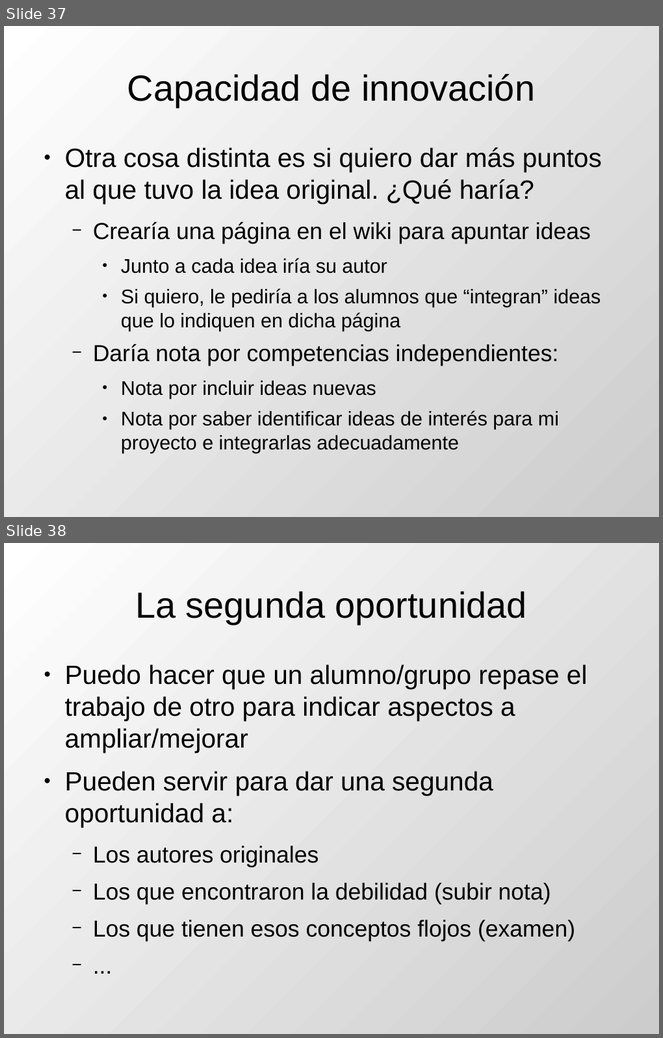
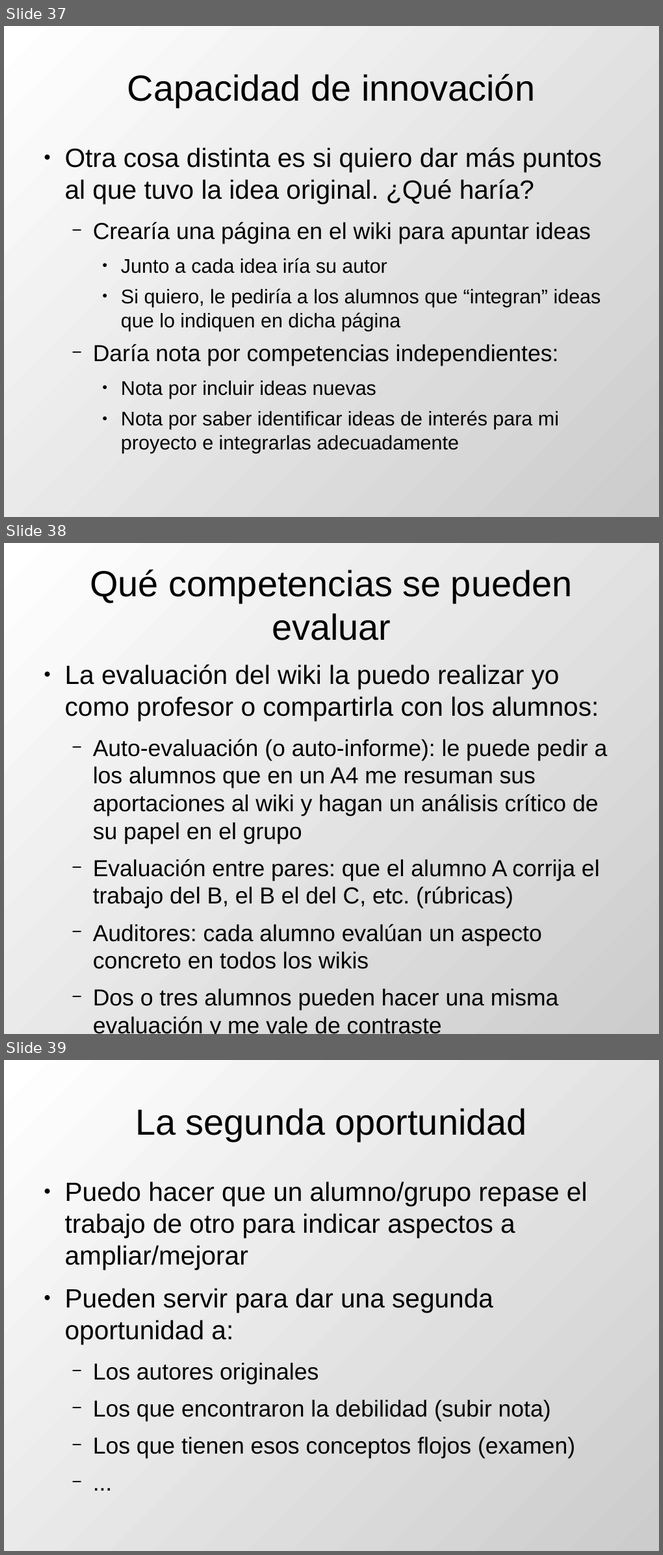
Before and after one commit to DrPantera/wikis4education, a slide deck: uca-2014/tema-5-IntroEvaluacionWikis.odp. Shown one above the other, each under a label of ours: slides 37 and 38 before the commit, slides 37, 38 and 39 after it. The pictures are 663x1038 and 663x1555 pixels, drawn with LibreOffice and Linux fonts; fonts in the diff are those of the drawing. Boxes give left, top, right and bottom in pixels: in the first picture for what was removed or moved away, otherwise in the second. Text is boxed around its words. In the diff, an @@ line names an element or a change of style, - is before the commit and + after.

Commit message:
eval por pares

```diff
--- a/uca-2014/tema-5-IntroEvaluacionWikis.odp
+++ b/uca-2014/tema-5-IntroEvaluacionWikis.odp
@@ slide 38 added at <box>4,543,659,1034</box>, background gradient #FFFFFF to #CCCCCC @@
@@ title added at <box>90,570,572,641</box>, 44 pt, text #000000 @@
+Qué competencias se pueden evaluar
@@ text added at <box>65,665,608,1011</box>, 28 pt, text #000000 @@
+● La evaluación del wiki la puedo realizar yo como profesor o compartirla con los alumnos:
+  − Auto-evaluación (o auto-informe): le puede pedir a los alumnos que en un A4 me resuman sus aportaciones al wiki y hagan un análisis crítico de su papel en el grupo
+  − Evaluación entre pares: que el alumno A corrija el trabajo del B, el B el del C, etc. (rúbricas)
+  − Auditores: cada alumno evalúan un aspecto concreto en todos los wikis
+  − Dos o tres alumnos pueden hacer una misma evaluación y me vale de contraste
@@ what was slide 38 is now slide 39 @@
```
Also in this commit, not shown: 1 other file.
